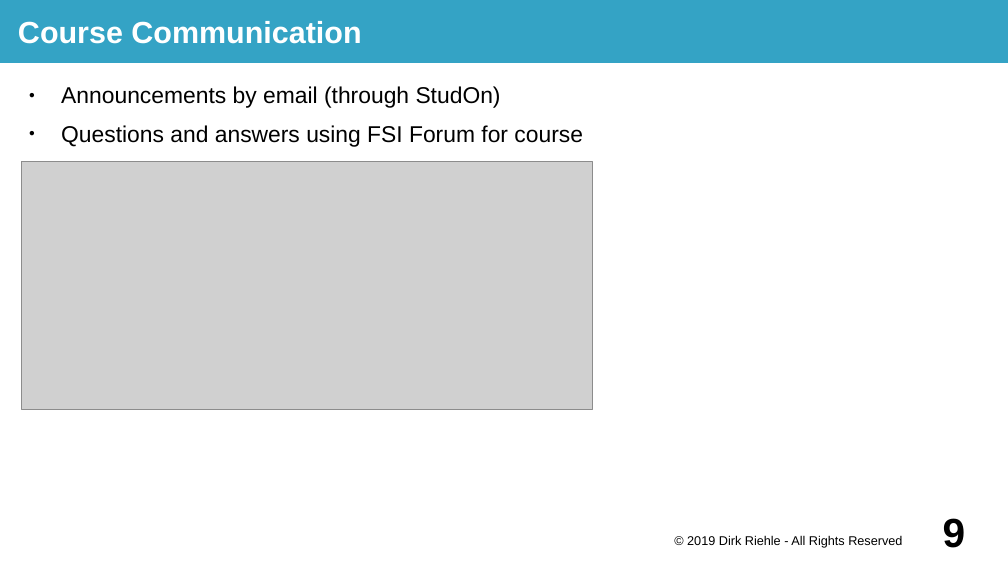
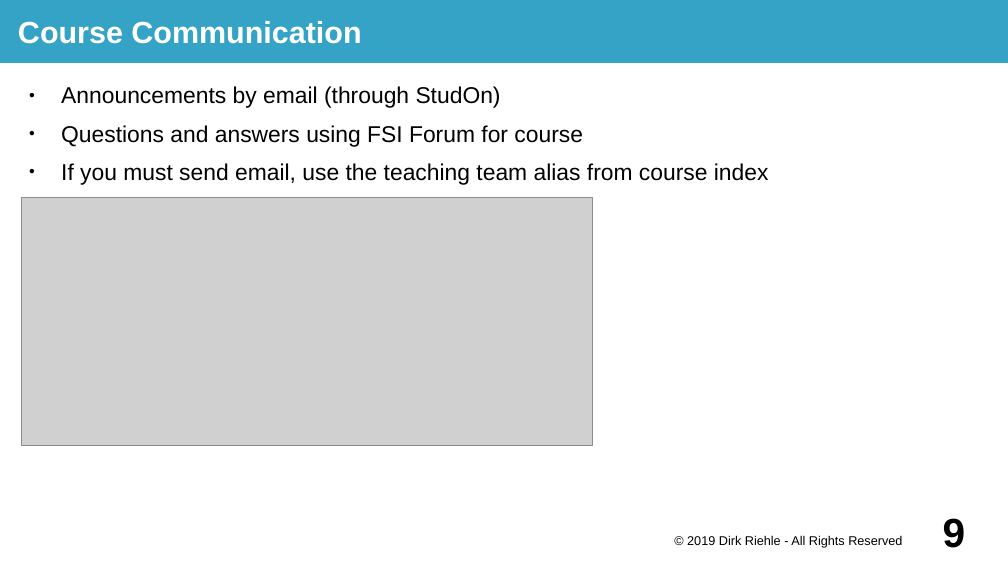
Before and after one commit to dirkriehle/prod-course, a slide deck: slide 9 of Lecture slides (project)/PROD-PROJ A01 - Project Introduction.odp. Drawn at 1008x567 pixels with LibreOffice and Linux fonts; fonts in the diff are those of the drawing; grey boxes stand for pictures. Boxes give left, top, right and bottom in pixels: in the first picture for what was removed or moved away, otherwise in the second. Text is boxed around its words. In the diff, an @@ line names an element or a change of style, - is before the commit and + after.

```diff
--- a/Lecture slides (project)/PROD-PROJ A01 - Project Introduction.odp
+++ b/Lecture slides (project)/PROD-PROJ A01 - Project Introduction.odp
@@ text at bbox=[61, 163, 769, 185]: paragraph added @@
+● If you must send email, use the teaching team alias from course index
@@ picture: place and size @@
-picture at bbox=[22, 162, 594, 410]
+picture at bbox=[22, 198, 594, 446]
```
Also in this commit, not shown: 1 other slide changed, 7 other files.
